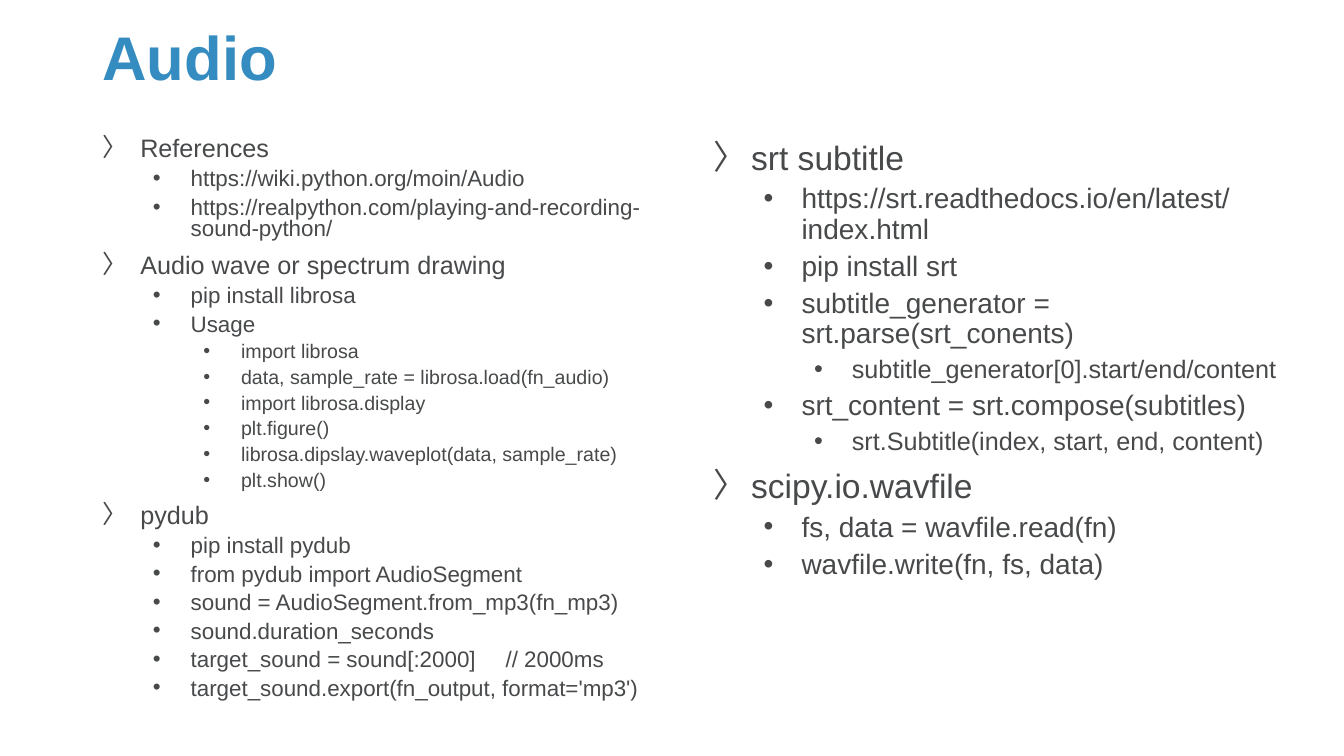
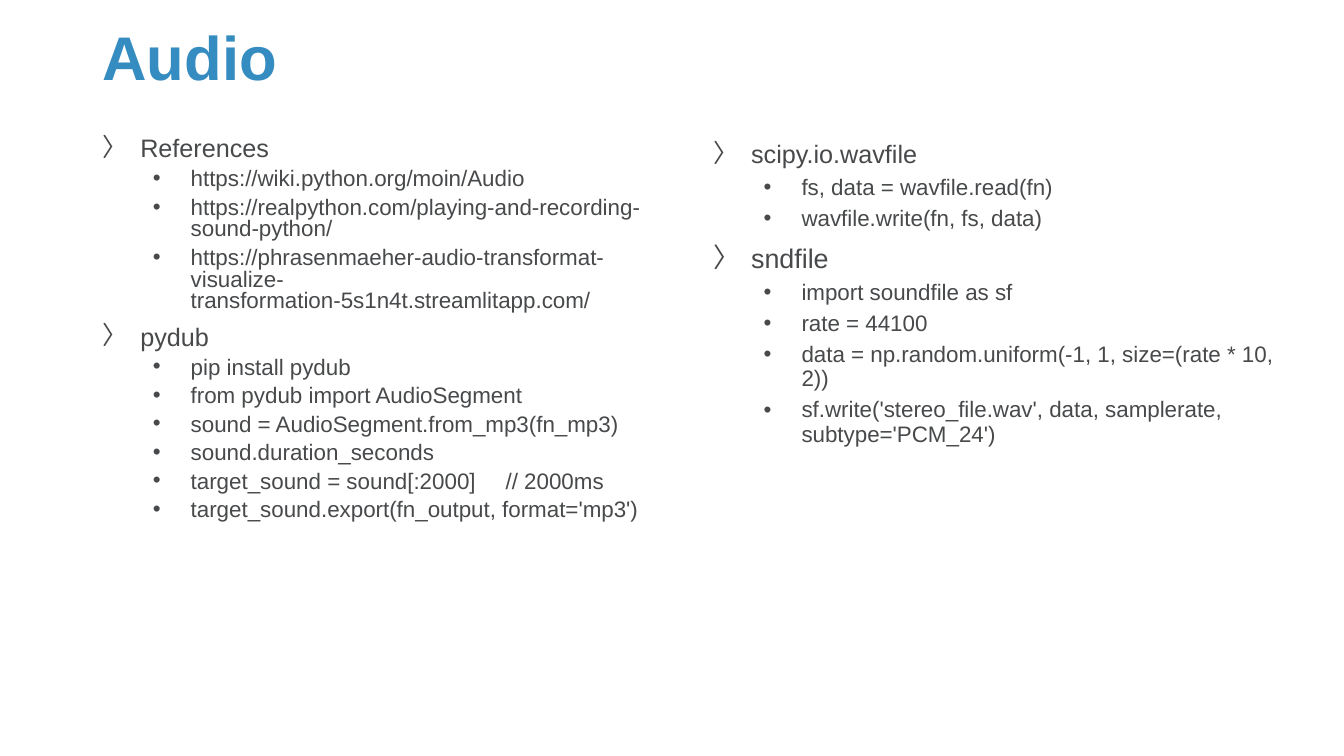
Before and after one commit to Sparks-Lu/TechNotes, a slide deck: slide 75 of Python/Python-Notes.pptx (slide 67 before the commit). Drawn at 1344x756 pixels with LibreOffice and Linux fonts; fonts in the diff are those of the drawing; background and template pictures are left out. Boxes give left, top, right and bottom in pixels: in the first picture for what was removed or moved away, otherwise in the second. Text is boxed around its words. In the diff, an @@ line names an element or a change of style, - is before the commit and + after.

```diff
--- a/Python/Python-Notes.pptx
+++ b/Python/Python-Notes.pptx
@@ text at (x1=751, y1=145, x2=1276, y2=455): paragraphs removed @@
-〉 srt subtitle
-  • https://srt.readthedocs.io/en/latest/index.html
-  • pip install srt
-  • subtitle_generator = srt.parse(srt_conents)
-    • subtitle_generator[0].start/end/content
-  • srt_content = srt.compose(subtitles)
-    • srt.Subtitle(index, start, end, content)
@@ text at (x1=751, y1=144, x2=1053, y2=231): size 24 to 18 pt in "scipy.io.wavfile"; size 20 to 16 pt in "fs, data = wavfile.read(fn)", "wavfile.write(fn, fs, data)" @@
@@ text at (x1=191, y1=248, x2=604, y2=313): text changed; size 14 to 16 pt @@
-〉 Audio wave or spectrum drawing
-  • pip install librosa
-  • Usage
-    • import librosa
-    • data, sample_rate = librosa.load(fn_audio)
-    • import librosa.display
-    • plt.figure()
-    • librosa.dipslay.waveplot(data, sample_rate)
-    • plt.show()
+  • https://phrasenmaeher-audio-transformat-visualize-transformation-5s1n4t.streamlitapp.com/
@@ text at (x1=751, y1=248, x2=1273, y2=447): paragraphs added @@
+〉 sndfile
+  • import soundfile as sf
+  • rate = 44100
+  • data = np.random.uniform(-1, 1, size=(rate * 10, 2))
+  • sf.write('stereo_file.wav', data, samplerate, subtype='PCM_24')
```
Also in this commit, not shown: 10 other slides changed, 19 slides added.
